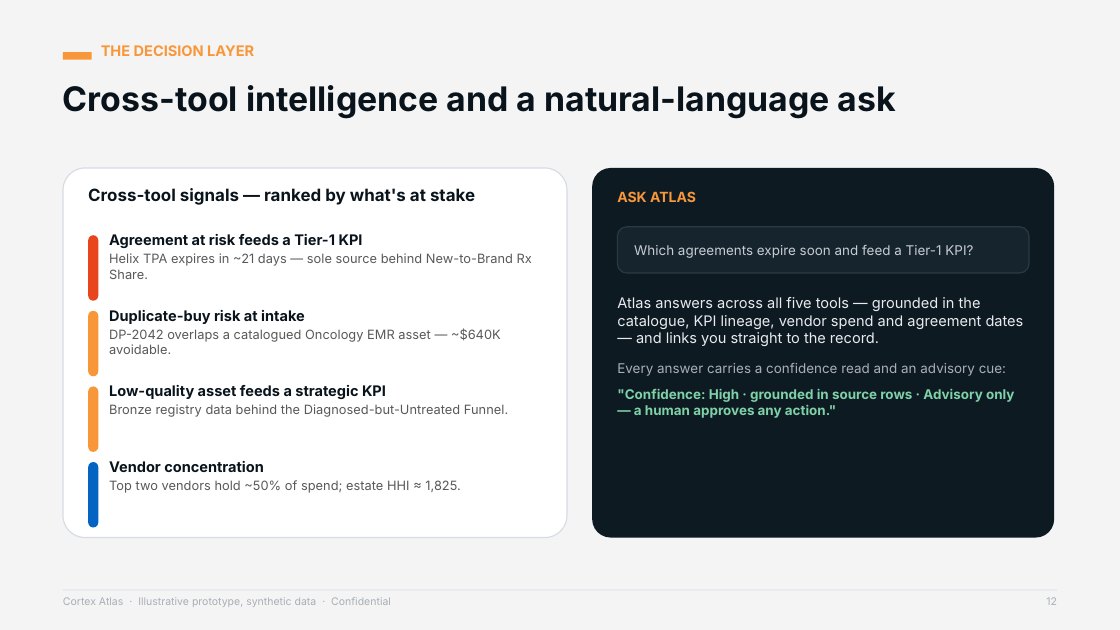
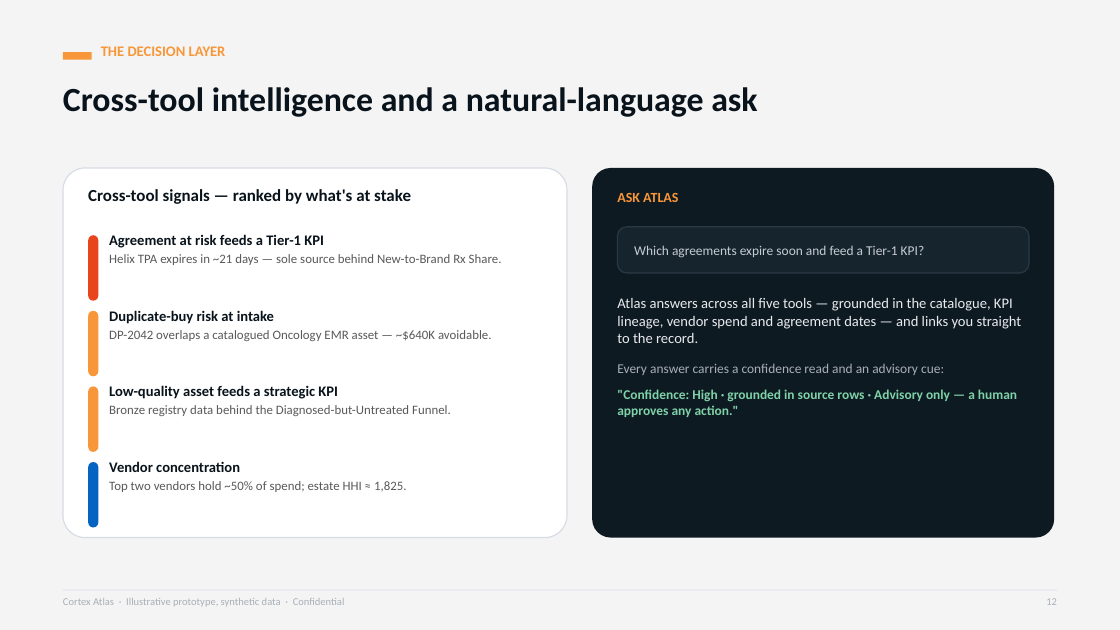
Before and after one commit to dusrty8/datasharing, a slide deck: slide 16 of Cortex-Atlas-Client-Deck.pptx. Drawn at 1120x630 pixels with LibreOffice and Linux fonts; fonts in the diff are those of the drawing. Boxes give left, top, right and bottom in pixels: in the first picture for what was removed or moved away, otherwise in the second. Text is boxed around its words. In the diff, an @@ line names an element or a change of style, - is before the commit and + after.

```diff
--- a/Cortex-Atlas-Client-Deck.pptx
+++ b/Cortex-Atlas-Client-Deck.pptx
@@ font Inter to Calibri in 12 elements at [101, 46, 226, 56], [63, 87, 757, 117], [88, 189, 411, 204], [109, 234, 502, 265], [109, 310, 492, 341], [109, 385, 451, 416], [109, 461, 407, 492], [617, 193, 678, 202], [634, 245, 924, 258], [617, 298, 1022, 417], [63, 598, 345, 606], [1046, 598, 1057, 605] @@
```
Also in this commit, not shown: 22 other slides changed, 5 other files.
